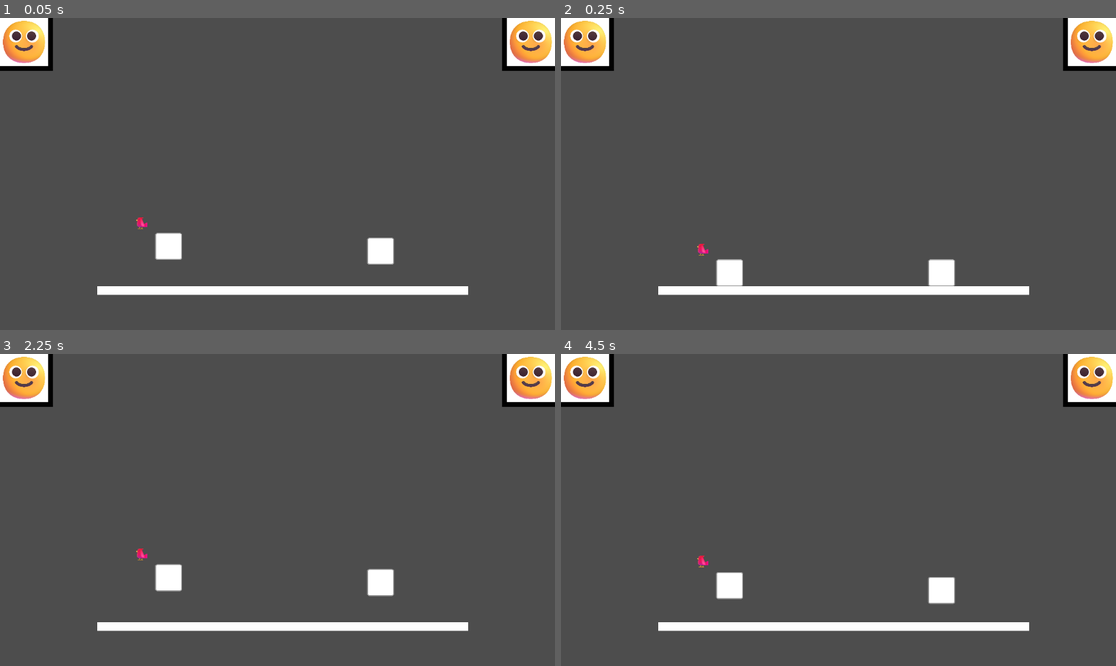
Above: before the commit, frames 1-4 (two rows, left to right).
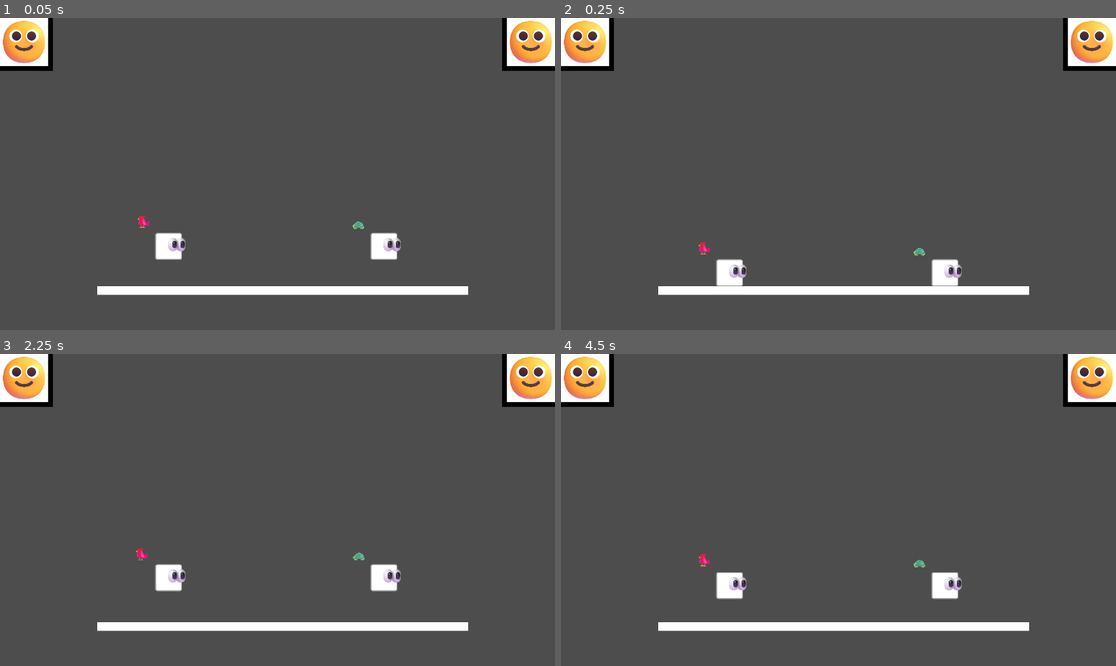
Above: after the commit, the same moments.

Repository: oixel/SCFG
Game: Godot game, scene res://main.tscn
The game is run twice, just before and just after one commit, with the same random seed, the same clock (stepped at 60 frames per second) and the same inputs.
Inputs:
- Up to frame 1 (0.05 s): no input
- Up to frame 2 (0.25 s): no input
- Up to frame 3 (2.25 s): tap Enter at 0.5, 2 s; hold R 0.53-1.28 s; tap Space at 1.25 s; tap R at 1.35 s; hold R from 2.03 s (still down)
- Up to frame 4 (4.5 s): tap Space at 2.75, 4.25 s; release R at 2.78 s; tap R at 2.85, 4.35 s; tap Enter at 3.5 s; hold R 3.53-4.28 s

The runs differ from the first frame. In frame 1, 0.6% of the frame differs, in the area x 24-73%, y 63-80%; in frame 2, 0.4%; in frame 3, 0.5%; in frame 4, 0.6%.

Commit message:
Implement totem movement for both players

Diff:
--- a/Scenes/Player/player.tscn
+++ b/Scenes/Player/player.tscn
@@ -1,7 +1,8 @@
-[gd_scene load_steps=4 format=3 uid="uid://sct80f1x0d1a"]
+[gd_scene load_steps=5 format=3 uid="uid://sct80f1x0d1a"]
 
 [ext_resource type="Script" path="res://Scripts/Player/Player.gd" id="1_qpsbt"]
 [ext_resource type="Texture2D" uid="uid://dv7xbasg81kig" path="res://white_square.png" id="2_nvf0f"]
+[ext_resource type="Texture2D" uid="uid://bsvw67veikdka" path="res://Sprites/Player/Eyes.png" id="3_2onhy"]
 
 [sub_resource type="RectangleShape2D" id="RectangleShape2D_qtu8a"]
 
@@ -9,14 +10,21 @@
 collision_layer = 2
 script = ExtResource("1_qpsbt")
 player_number = 0
-totem_point = NodePath("Collider/TotemPoint")
+totem_point = NodePath("TotemPoint")
 
 [node name="PlayerSprite" type="Sprite2D" parent="."]
 scale = Vector2(0.125, 0.125)
 texture = ExtResource("2_nvf0f")
 
+[node name="EyeSprite" type="Sprite2D" parent="."]
+position = Vector2(17, -8)
+scale = Vector2(-0.08, 0.08)
+texture = ExtResource("3_2onhy")
+
 [node name="Collider" type="CollisionShape2D" parent="."]
 scale = Vector2(2.615, 2.615)
 shape = SubResource("RectangleShape2D_qtu8a")
 
-[node name="TotemPoint" type="Node2D" parent="Collider"]
+[node name="TotemPoint" type="Node2D" parent="."]
+position = Vector2(-53, -49)
+scale = Vector2(2.615, 2.615)
--- /dev/null
+++ b/Scenes/Player/totem.tscn
@@ -0,0 +1,19 @@
+[gd_scene load_steps=4 format=3 uid="uid://b3hlox5u82bkf"]
+
+[ext_resource type="Script" path="res://Scripts/Player/Totems/Totem.gd" id="1_8gime"]
+[ext_resource type="Texture2D" uid="uid://ccc17hx4yeap7" path="res://Sprites/Totems/Bird.png" id="2_pjj6j"]
+
+[sub_resource type="CircleShape2D" id="CircleShape2D_qvbe6"]
+
+[node name="P#_Totem" type="CharacterBody2D"]
+position = Vector2(294, 416)
+script = ExtResource("1_8gime")
+texture = ExtResource("2_pjj6j")
+
+[node name="TotemCollider" type="CollisionShape2D" parent="."]
+shape = SubResource("CircleShape2D_qvbe6")
+disabled = true
+
+[node name="TotemSprite" type="Sprite2D" parent="."]
+scale = Vector2(0.055, 0.055)
+texture = ExtResource("2_pjj6j")
--- a/Scripts/Player/Player.gd
+++ b/Scripts/Player/Player.gd
@@ -90,4 +90,8 @@
 	else:
 		velocity.x = move_toward(velocity.x, 0, speed)
 
+	# Flips transform of player
+	if direction != 0:
+		transform.x.x = sign(direction)
+
 	move_and_slide()
--- a/Scripts/Player/Totems/Totem.gd
+++ b/Scripts/Player/Totems/Totem.gd
@@ -1,16 +1,25 @@
 extends CharacterBody2D
 
-@export var totem_point : Node
+@export var player : Node
+var totem_point : Node
+@export var texture : Texture
 
 var fly_speed = 300
 var velo = Vector2(0, 0)
 
+func _ready():
+	$TotemSprite.texture = texture
+	totem_point = player.get_totem_point()
+
 # Called every frame. 'delta' is the elapsed time since the previous frame.
 func _process(delta):
-	var target_position = (totem_point.global_position - global_position).normalized()
+	if is_instance_valid(totem_point):
+		var target_position = (totem_point.global_position - global_position).normalized()
 
-	var distance = global_position.distance_to(totem_point.global_position)
+		var distance = global_position.distance_to(totem_point.global_position)
 
-	if distance > 3:
-		velocity = target_position * fly_speed
-		move_and_slide()
+		if distance > 3:
+			velocity = target_position * fly_speed
+			move_and_slide()
+	else:
+		queue_free()
--- a/main.tscn
+++ b/main.tscn
@@ -1,15 +1,13 @@
-[gd_scene load_steps=14 format=3 uid="uid://bn16p6wb5glst"]
+[gd_scene load_steps=13 format=3 uid="uid://bn16p6wb5glst"]
 
 [ext_resource type="PackedScene" uid="uid://sct80f1x0d1a" path="res://Scenes/Player/player.tscn" id="1_acsjv"]
 [ext_resource type="Script" path="res://SignalHandler.gd" id="1_r3egu"]
 [ext_resource type="Script" path="res://Scripts/Player/PortraitController.gd" id="2_cgmvm"]
 [ext_resource type="Script" path="res://Void.gd" id="3_0mvlk"]
-[ext_resource type="Script" path="res://Scripts/Player/Totems/Totem.gd" id="3_dcv6x"]
+[ext_resource type="PackedScene" uid="uid://b3hlox5u82bkf" path="res://Scenes/Player/totem.tscn" id="3_jk62i"]
+[ext_resource type="Texture2D" uid="uid://crta8meh7hun7" path="res://Sprites/Totems/Turtle.png" id="4_0b34g"]
 [ext_resource type="Script" path="res://Scripts/Player/Portrait.gd" id="4_lascy"]
-[ext_resource type="Texture2D" uid="uid://ccc17hx4yeap7" path="res://Sprites/Totems/Bird.png" id="4_uud1f"]
 [ext_resource type="Texture2D" uid="uid://one3ljjjt2a0" path="res://Sprites/Portrait/Faces/Idle.png" id="5_fl7k8"]
-
-[sub_resource type="CircleShape2D" id="CircleShape2D_qvbe6"]
 
 [sub_resource type="RectangleShape2D" id="RectangleShape2D_0keou"]
 size = Vector2(750, 20)
@@ -37,32 +35,23 @@
 [node name="Camera2D" type="Camera2D" parent="."]
 anchor_mode = 0
 
-[node name="Player" parent="." node_paths=PackedStringArray("signal_handler", "totem_point") instance=ExtResource("1_acsjv")]
+[node name="Player" parent="." node_paths=PackedStringArray("signal_handler") instance=ExtResource("1_acsjv")]
 position = Vector2(350, 465)
 player_number = 1
 signal_handler = NodePath("..")
-totem_point = NodePath("../P1_Totem")
 
-[node name="TotemPoint" type="Node2D" parent="Player"]
-position = Vector2(-56, -46)
-
-[node name="P1_Totem" type="CharacterBody2D" parent="." node_paths=PackedStringArray("totem_point")]
-position = Vector2(294, 416)
-script = ExtResource("3_dcv6x")
-totem_point = NodePath("../Player/TotemPoint")
-
-[node name="TotemCollider" type="CollisionShape2D" parent="P1_Totem"]
-shape = SubResource("CircleShape2D_qvbe6")
-disabled = true
-
-[node name="TotemSprite" type="Sprite2D" parent="P1_Totem"]
-scale = Vector2(0.055, 0.055)
-texture = ExtResource("4_uud1f")
+[node name="P1_Totem" parent="." node_paths=PackedStringArray("player") instance=ExtResource("3_jk62i")]
+player = NodePath("../Player")
 
 [node name="Player2" parent="." node_paths=PackedStringArray("signal_handler") instance=ExtResource("1_acsjv")]
-position = Vector2(790, 475)
+position = Vector2(797, 465)
 player_number = 2
 signal_handler = NodePath("..")
+
+[node name="P2_Totem" parent="." node_paths=PackedStringArray("player") instance=ExtResource("3_jk62i")]
+position = Vector2(745, 416)
+player = NodePath("../Player2")
+texture = ExtResource("4_0b34g")
 
 [node name="Environment" type="Node2D" parent="."]
 position = Vector2(587, 280)
Binary file added: Sprites/Player/Eyes.png
Not shown, added: Sprites/Player/Eyes.png.import
Binary file added: Sprites/Totems/Turtle.png
Not shown, added: Sprites/Totems/Turtle.png.import
